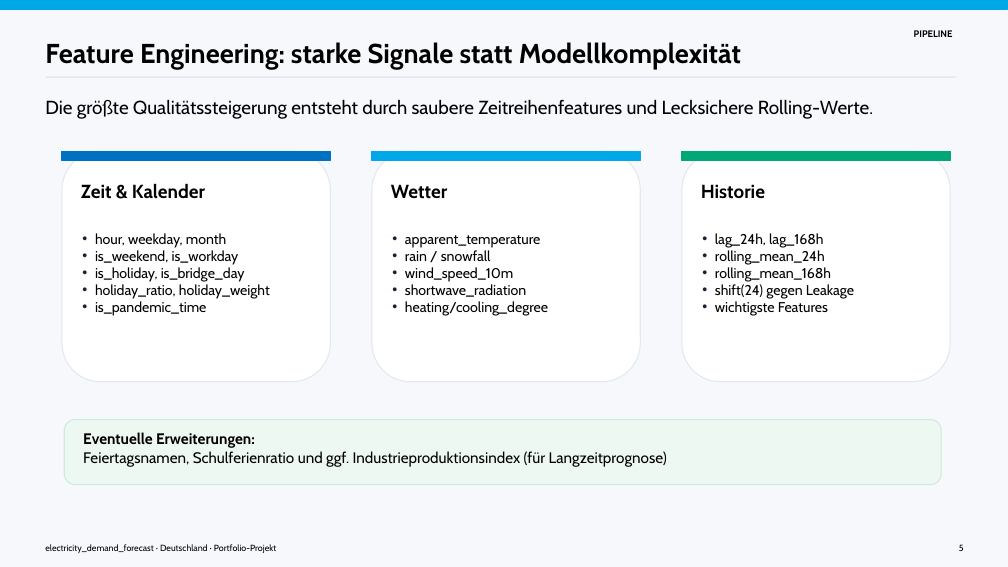
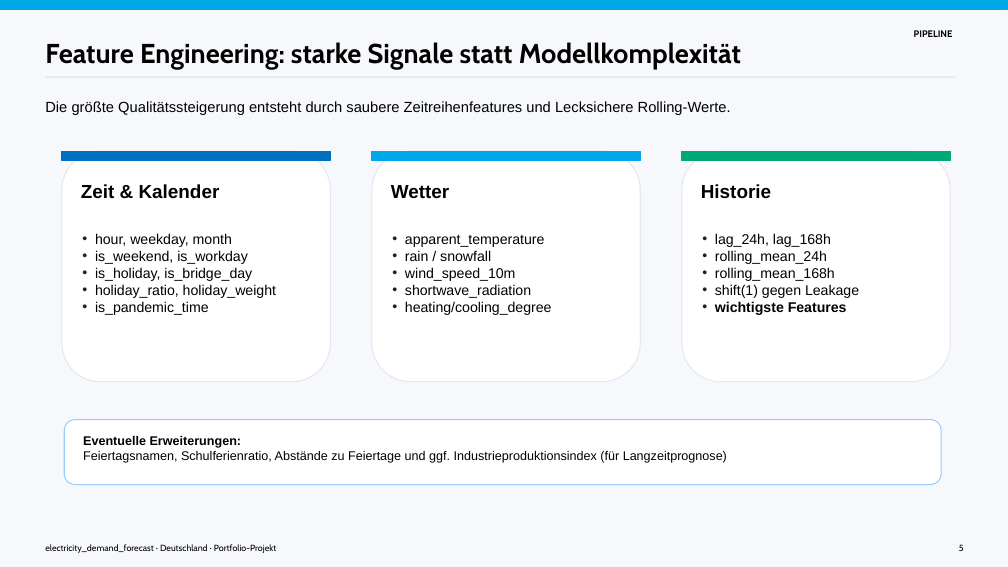
Before and after one commit to SW-oasen/electricity_price_forecast, a slide deck: slide 6 of presentation/orig/Stromverbrauch_Vorhersagen_v2.odp. Drawn at 1008x567 pixels with LibreOffice and Linux fonts; fonts in the diff are those of the drawing. Boxes give left, top, right and bottom in pixels: in the first picture for what was removed or moved away, otherwise in the second. Text is boxed around its words. In the diff, an @@ line names an element or a change of style, - is before the commit and + after.

```diff
--- a/presentation/orig/Stromverbrauch_Vorhersagen_v2.odp
+++ b/presentation/orig/Stromverbrauch_Vorhersagen_v2.odp
@@ text "Die größte Qualitätssteigerung entsteht durch ..." at (45, 101, 731, 115): size 18 to 14 pt, font Cabin to Arial @@
@@ font Cabin to Arial in 5 elements at (81, 184, 220, 199), (95, 233, 276, 315), (391, 185, 449, 199), (405, 235, 552, 315), (701, 184, 771, 199) @@
@@ text at (715, 233, 847, 315): font Cabin to Arial in "lag_24h, lag_168h", "rolling_mean_24h", "rolling_mean_168h", "wichtigste Features"; bold on in "wichtigste Features" @@
@@ text at (715, 284, 859, 298): text changed; font Cabin to Arial @@
-• shift(24) gegen Leakage
+• shift(1) gegen Leakage
@@ rounded rectangle at (64, 420, 941, 485): fill #EEF8F3 to #FFFFFF; outline #CDEADB 0.99 pt to #99CCFF 0.99 pt @@
@@ text at (83, 436, 242, 448): size 14.5 to 12 pt, font Cabin to Arial in "Eventuelle Erweiterungen:" @@
@@ text at (83, 451, 727, 463): text changed; size 14.5 to 12 pt; font Cabin to Arial @@
-Feiertagsnamen, Schulferienratio und ggf. Industrieproduktionsindex (für Langzeitprognose)
+Feiertagsnamen, Schulferienratio, Abstände zu Feiertage und ggf. Industrieproduktionsindex (für Langzeitprognose)
```
Also in this commit, not shown: 11 other slides changed, 20 other files.
